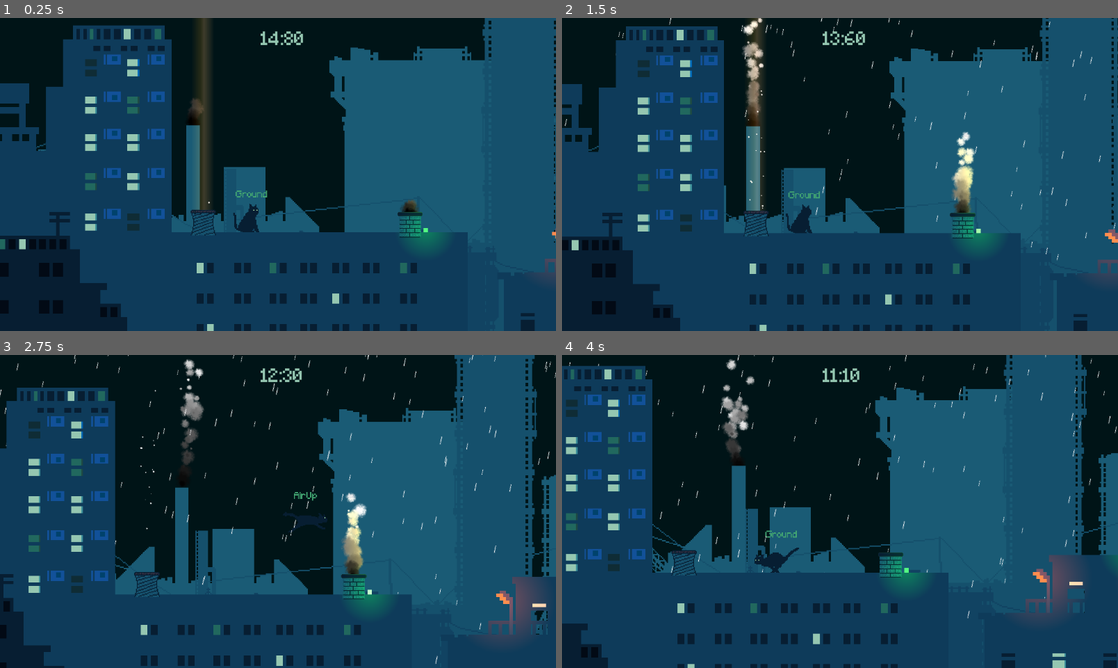
Above: before the commit, frames 1-4 (two rows, left to right).
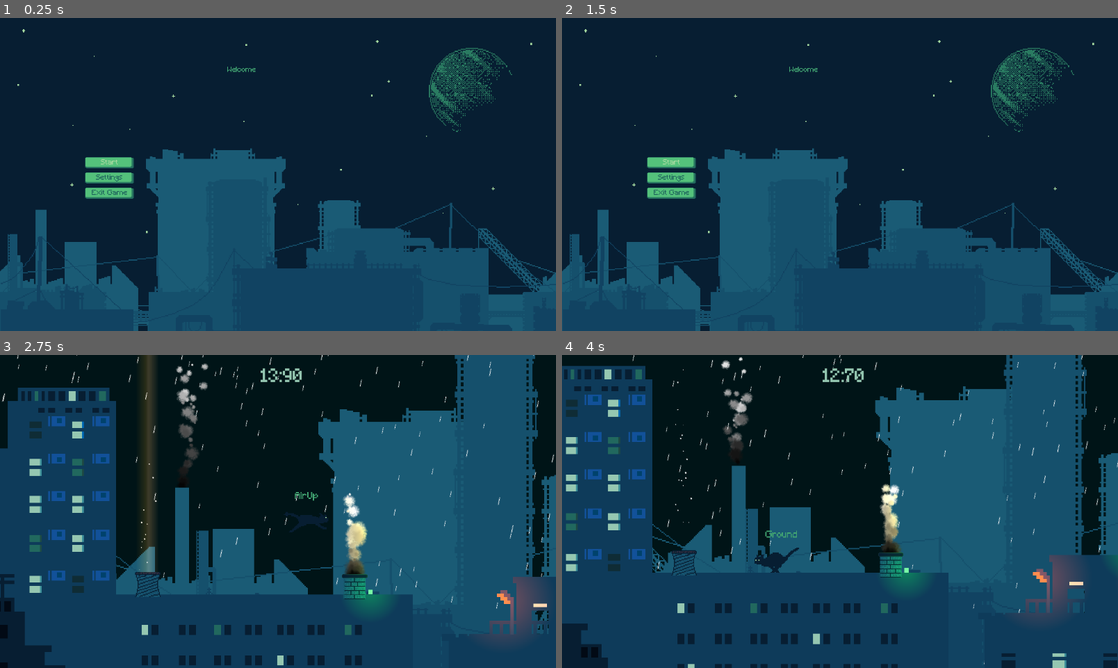
Above: after the commit, the same moments.

Repository: DEVizzent/mermelada-jam-2023
Game: Godot game, scene res://Inicio/StartMenu.tscn
Same seed, same stepped clock (60 frames per second), same inputs: the game is played once before the commit and once after it. Before the commit the project starts from res://Levels/Level2/Level2.tscn.
Inputs (mouse positions are in pixels of both pictures, inside the frame that each line leads up to):
- Up to frame 1 (0.25 s): no input
- Up to frame 2 (1.5 s): click (673, 161) at 0.5 s, where only the run after the commit has a clickable "Start"; click (673, 161) at 1.25 s, where only the run after the commit has a clickable "Start"
- Up to frame 3 (2.75 s): move the mouse to (400, 495) at 2.02 s; hold Right (ui_right) from 2.03 s (still down); click (400, 495) at 2.17 s; tap Space (jump) at 2.27 s
- Up to frame 4 (4 s): release Right (ui_right) at 2.75 s; drag from (728, 527) to (867, 517) at 2.77 s; move the mouse to (895, 442) at 3.52 s; hold Left (ui_left) from 3.53 s (still down)

The runs differ from the first frame. In frame 1, 79% of the frame differs, in the area x 0-100%, y 0-100%; in frame 2, 79%; in frame 3, 6.3%; in frame 4, 2.4%.

Commit message:
Inicio desde menú

Diff:
--- a/project.godot
+++ b/project.godot
@@ -11,7 +11,7 @@
 [application]
 
 config/name="MermeladaJam"
-run/main_scene="res://Levels/Level2/Level2.tscn"
+run/main_scene="res://Inicio/StartMenu.tscn"
 config/features=PackedStringArray("4.1", "Forward Plus")
 boot_splash/bg_color=Color(0.00392157, 0.109804, 0.25098, 1)
 
